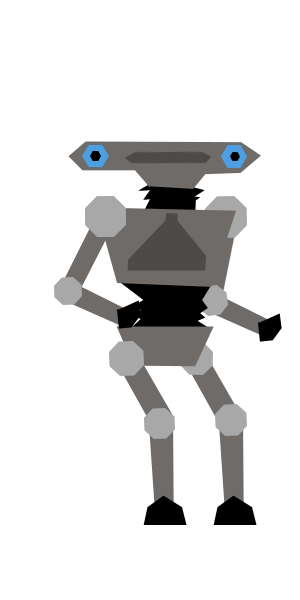
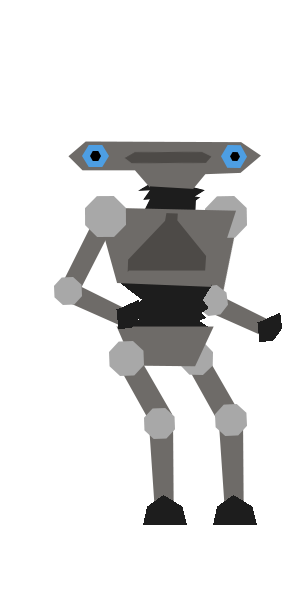
Revision of a layered w=300, h=600 image; what changed, layer by layer:
painted on "Left Hand" over 116, 300, 141, 329
painted on "Left Foot" over 143, 495, 187, 525
painted on "Spine" over 117, 283, 212, 329
painted on "Neck" over 141, 185, 204, 210
painted on "Right Hand" over 257, 313, 282, 342
painted on "Right Foot" over 213, 495, 257, 525
